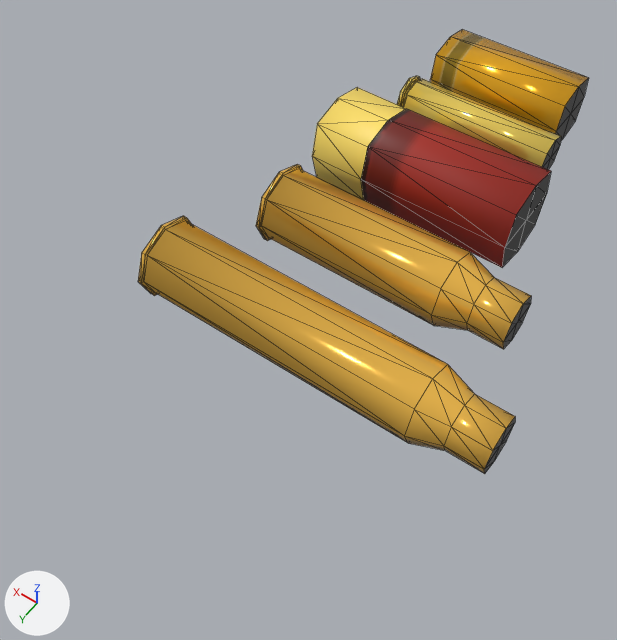
The glTF model assets/models/weapon/shells/shells.glb: old version first, new version second.
Before and after are seen from a 50 mm camera at (-7.96, 21.92, 16.82) aimed at (0.22, 10.46, -1.18). Every picture has the same lights, and +X, +Y and +Z are marked at lower left. Mesh edges are drawn as thin lines.

In view in the first picture: '10mm', '12', '308', '32', '762'.
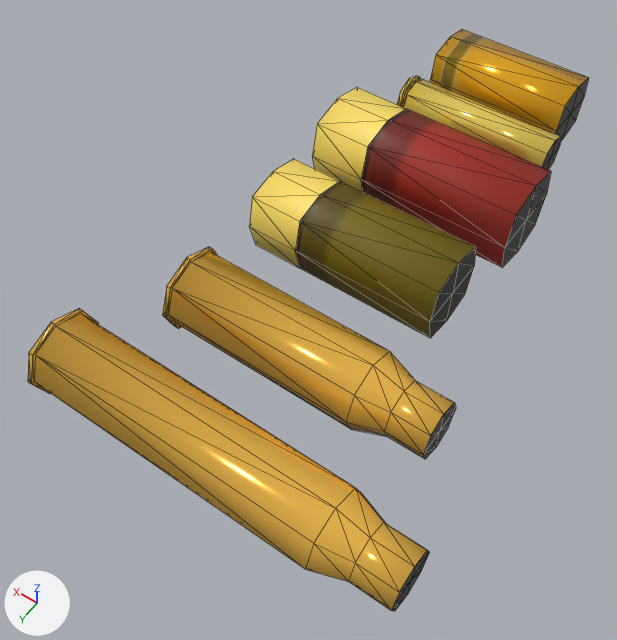
Changed parts and their boxes [x1, y1, x2, y2] in the pictures (617 x 640 px):
'308', moved
    before: [138, 216, 515, 474]
    after: [28, 308, 430, 611]
'762', moved
    before: [256, 164, 531, 349]
    after: [162, 247, 456, 459]
'20', added (yellow)
    after: [249, 159, 476, 338]

Edits to the bpy script that builds the scene:
```text
Add img_20:
    img_20 = load_image('20', '_unpacked/20', 120, 120, 'sRGB')
Add mat_20:
    mat_20 = principled_material('20')
    mat_20.texture = img_20
Add me_cube_005:
    me_cube_005.from_pydata(...)  # 26 vertices, 48 faces; spans x -2.81..2.88, y -1.15..1.15, z -1.15..1.15
    me_cube_005.materials.append(mat_20)  # picture img_20
Change ob_762:
    ob_762.location: (0.0, 8.26, 0.0) -> (0.0, 12.08, 0.0)
Change ob_308:
    ob_308.location: (0.0, 11.62, 0.0) -> (0.0, 15.44, 0.0)
Add ob_20:
    ob_20 = bpy.data.objects.new('20', me_cube_005)
    ob_20.location = (0.0, 8.36, 0.0)
```
